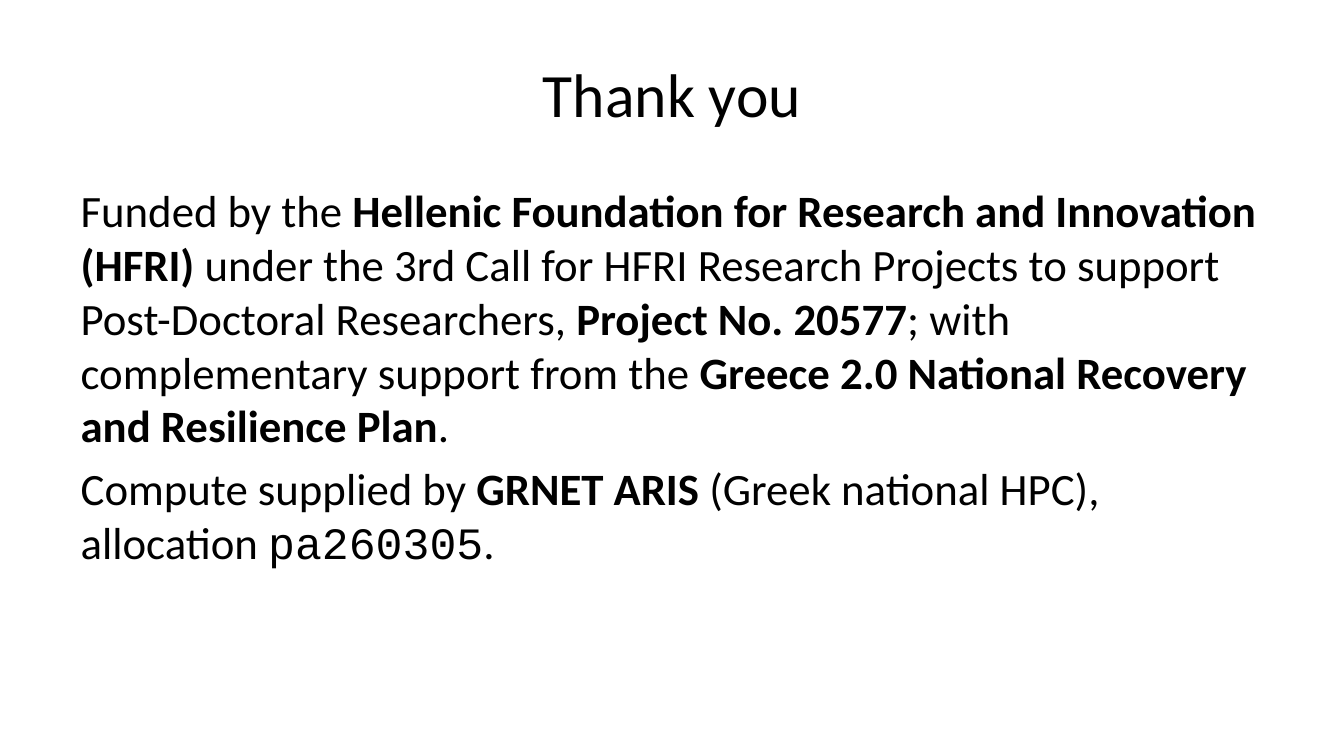
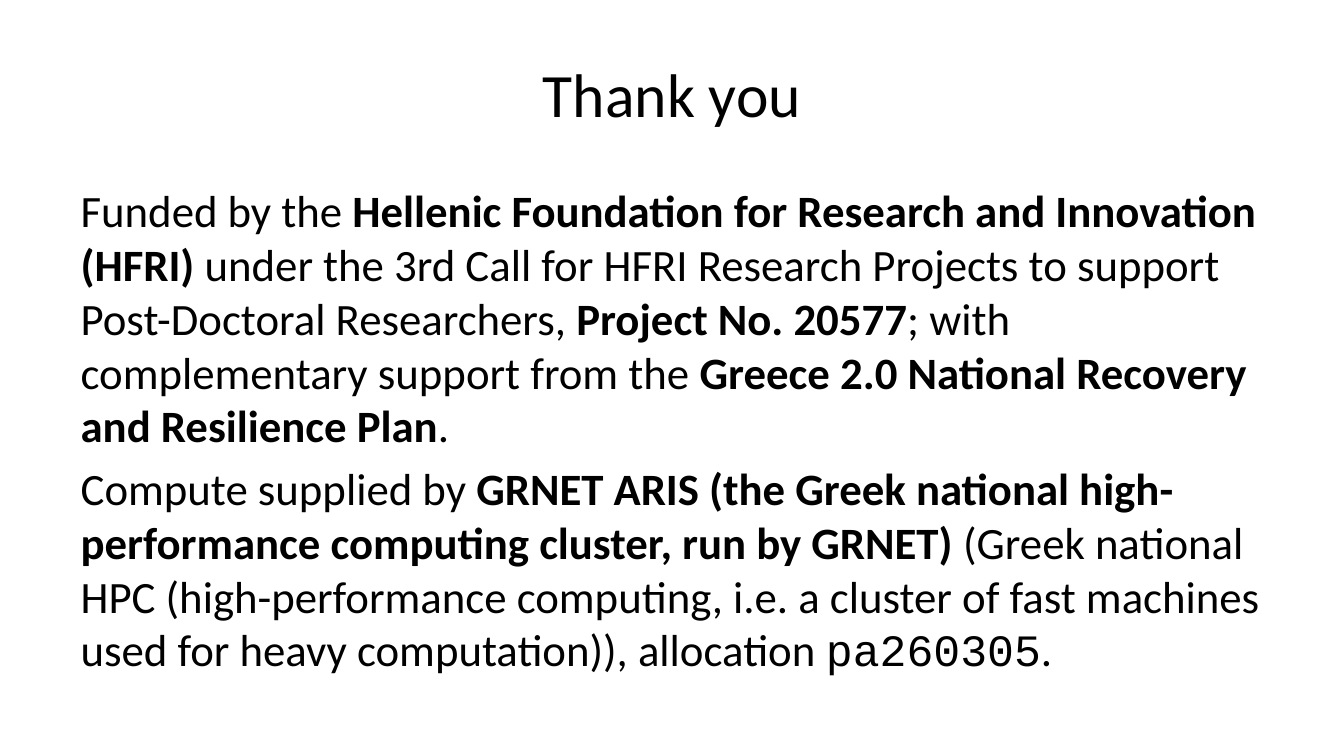
Before and after one commit to AthDGC/AthDGC.github.io, a slide deck: slide 11 of slides/announcement.pptx. Drawn at 1344x756 pixels with LibreOffice and Linux fonts; fonts in the diff are those of the drawing. Boxes give left, top, right and bottom in pixels: in the first picture for what was removed or moved away, otherwise in the second. Text is boxed around its words. In the diff, an @@ line names an element or a change of style, - is before the commit and + after.

```diff
--- a/slides/announcement.pptx
+++ b/slides/announcement.pptx
@@ text at (81, 472, 1259, 676): text changed @@
-Compute supplied by GRNET ARIS (Greek national HPC), allocation pa260305.
+Compute supplied by GRNET ARIS (the Greek national high-performance computing cluster, run by GRNET) (Greek national HPC (high-performance computing, i.e. a cluster of fast machines used for heavy computation)), allocation pa260305.
```
Also in this commit, not shown: 7 other slides changed, 22 other files.
